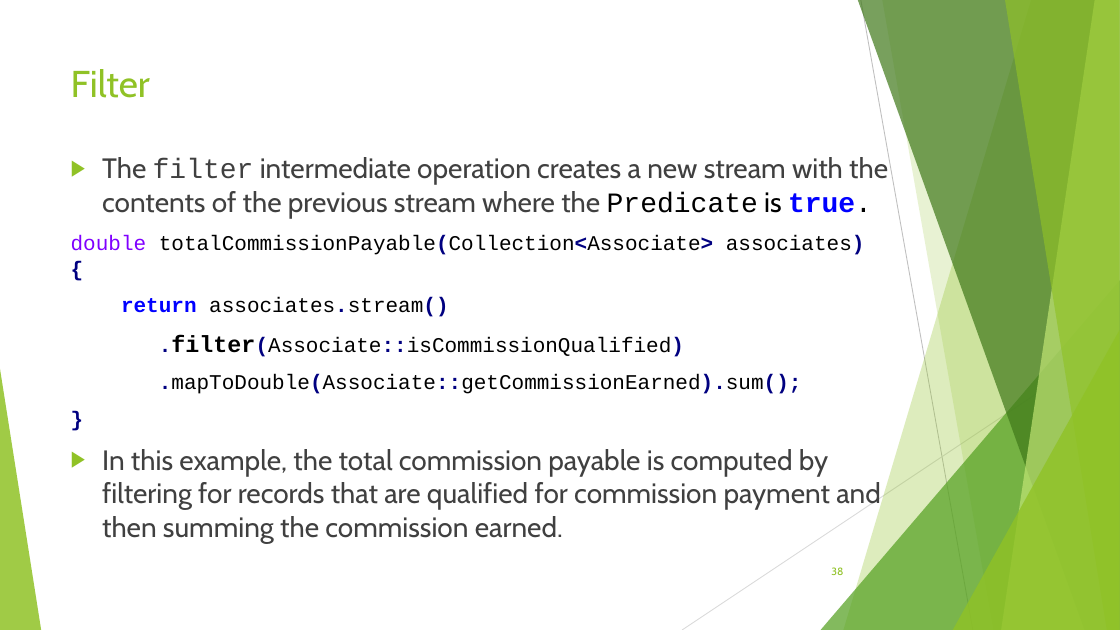
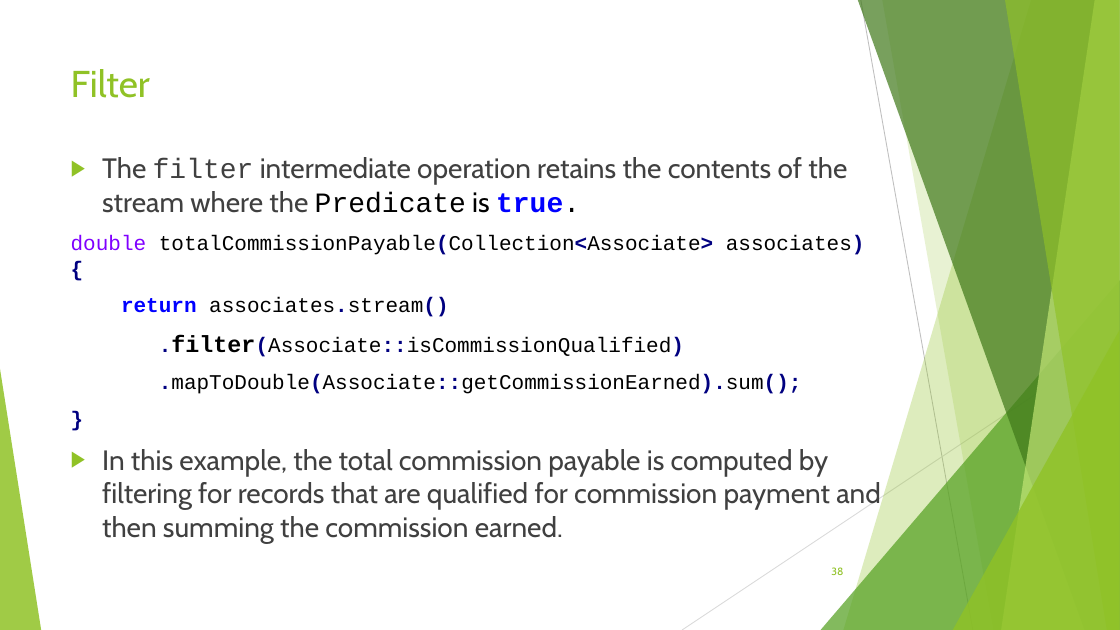
Before and after one commit to RichardRoda/2017-CodePaLOUsa-Lambda, a slide deck: slide 38 of Learning to Love the Lambda in the Stream.pptx. Drawn at 1120x630 pixels with LibreOffice and Linux fonts; fonts in the diff are those of the drawing. Boxes give left, top, right and bottom in pixels: in the first picture for what was removed or moved away, otherwise in the second. Text is boxed around its words. In the diff, an @@ line names an element or a change of style, - is before the commit and + after.

```diff
--- a/Learning to Love the Lambda in the Stream.pptx
+++ b/Learning to Love the Lambda in the Stream.pptx
@@ text at (102, 157, 847, 213): text changed @@
-▶ The filter intermediate operation creates a new stream with the contents of the previous stream where the Predicate is true.
+▶ The filter intermediate operation retains the contents of the stream where the Predicate is true.
```
Also in this commit, not shown: 13 other slides changed, 1 other file.
